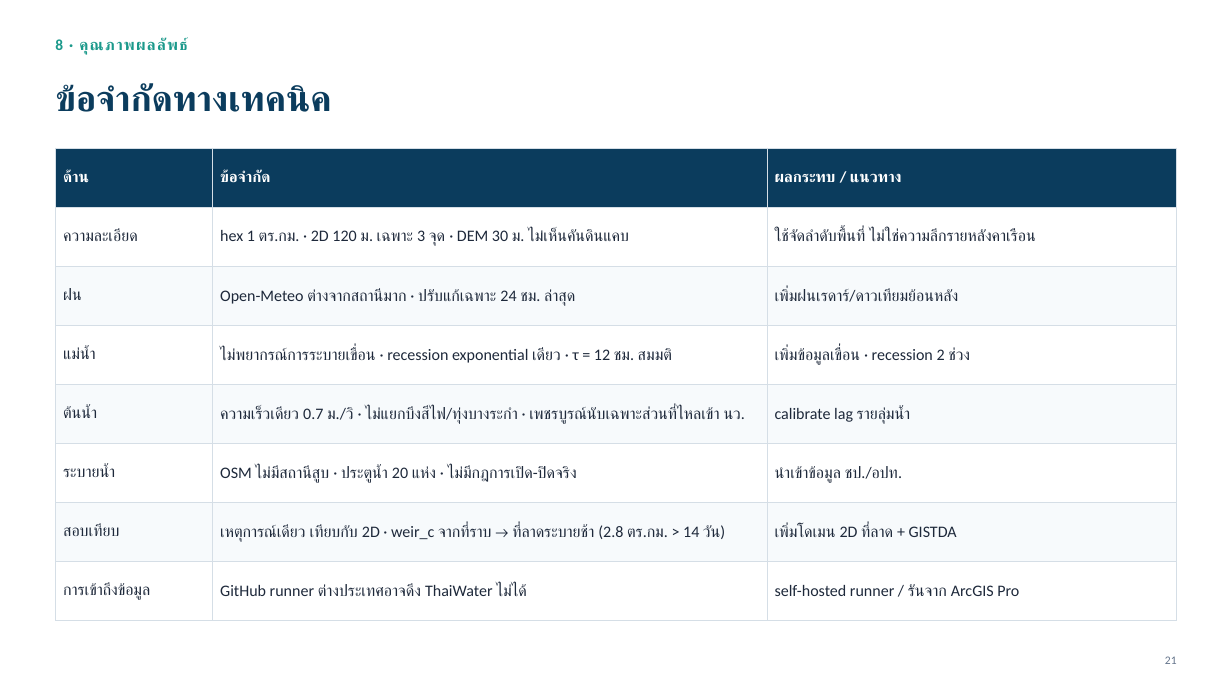
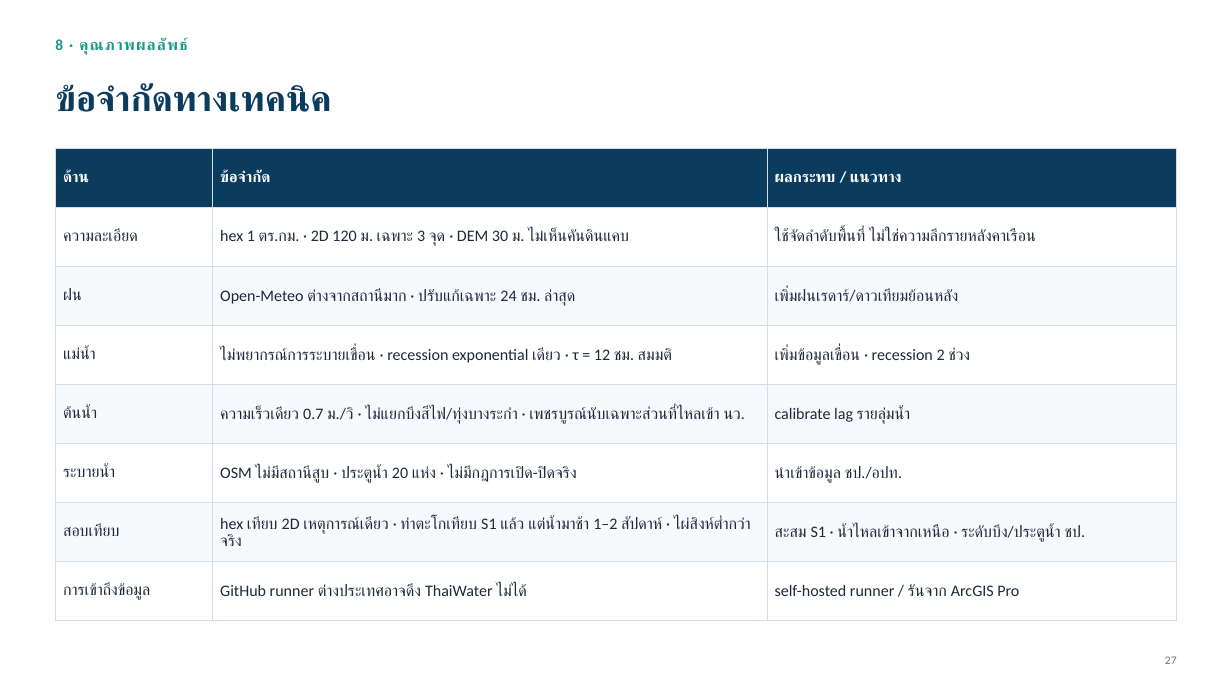
Before and after one commit to att-geo/nakhonsawan-flood, a slide deck: slide 27 of docs/report/NakhonSawanFlood_ทีมเทคนิค_GIS_อุทกวิทยา.pptx (slide 21 before the commit). Drawn at 1232x693 pixels with LibreOffice and Linux fonts; fonts in the diff are those of the drawing. Boxes give left, top, right and bottom in pixels: in the first picture for what was removed or moved away, otherwise in the second. Text is boxed around its words. In the diff, an @@ line names an element or a change of style, - is before the commit and + after.

```diff
--- a/docs/report/NakhonSawanFlood_ทีมเทคนิค_GIS_อุทกวิทยา.pptx
+++ b/docs/report/NakhonSawanFlood_ทีมเทคนิค_GIS_อุทกวิทยา.pptx
@@ table at (55,148,1177,604) @@
-row 7, column 2: เหตุการณ์เดียว เทียบกับ 2D · weir_c จากที่ราบ → ที่ลาดระบายช้า (2.8 ตร.กม. > 14 วัน)
+row 7, column 2: hex เทียบ 2D เหตุการณ์เดียว · ท่าตะโกเทียบ S1 แล้ว แต่น้ำมาช้า 1–2 สัปดาห์ · ไผ่สิงห์ต่ำกว่าจริง
-row 7, column 3: เพิ่มโดเมน 2D ที่ลาด + GISTDA
+row 7, column 3: สะสม S1 · น้ำไหลเข้าจากเหนือ · ระดับบึง/ประตูน้ำ ชป.
@@ page number at (1165,656,1177,664): text changed @@
-21
+27
```
Also in this commit, not shown: 9 other slides changed, 6 slides added, 3 other files.
